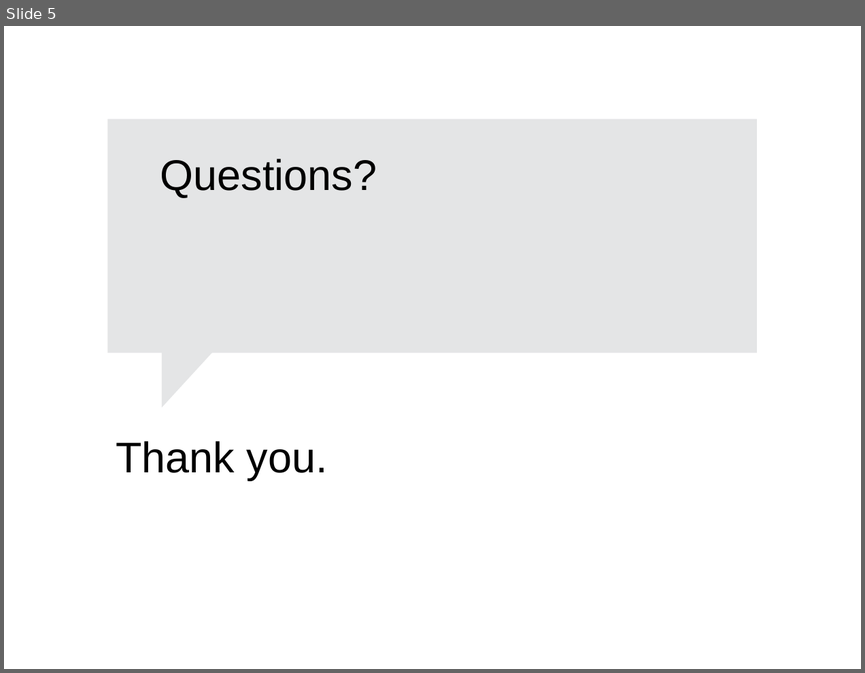
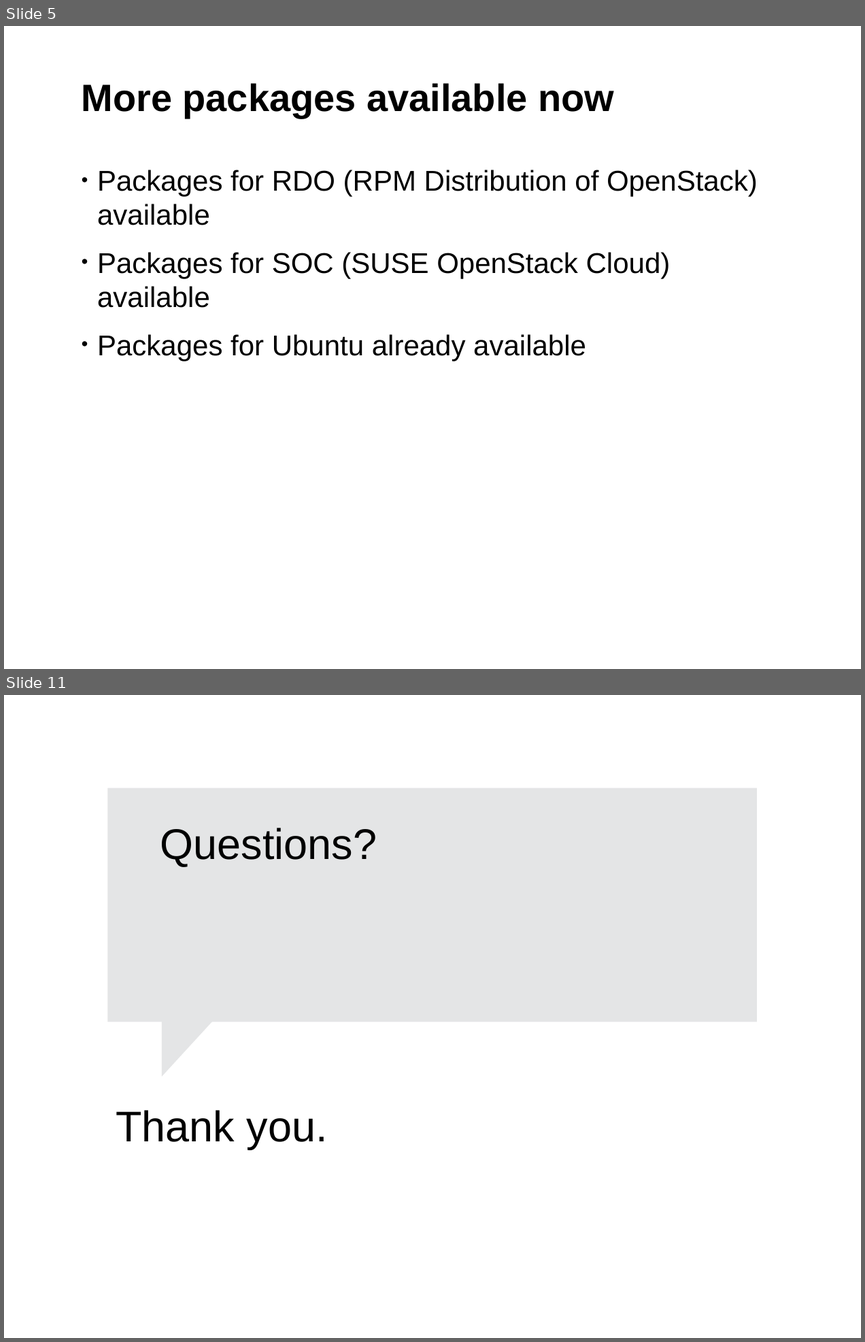
Before and after one commit to sayalilunkad/openstack-barcelona, a slide deck: hiding-in-the-clouds_secret-management-with-openstack-barbican/presentation.odp. Shown one above the other, each under a label of ours: slide 5 before the commit, slides 5 and 11 after it; the slides between them are not shown. The pictures are 865x673 and 865x1342 pixels, drawn with LibreOffice and Linux fonts; fonts in the diff are those of the drawing; background and template pictures are left out. Boxes give left, top, right and bottom in pixels: in the first picture for what was removed or moved away, otherwise in the second. Text is boxed around its words. In the diff, an @@ line names an element or a change of style, - is before the commit and + after.

```diff
--- a/hiding-in-the-clouds_secret-management-with-openstack-barbican/presentation.odp
+++ b/hiding-in-the-clouds_secret-management-with-openstack-barbican/presentation.odp
@@ slide 5 added at [4,26,861,669], background #FFFFFF; not listed: 1 template element that a slide beside it also shows @@
@@ title added at [81,83,614,118], 32 pt, text #000000, bold @@
+More packages available now
@@ text added at [97,169,757,361], 24 pt, text #000000 @@
+• Packages for RDO (RPM Distribution of OpenStack) available
+• Packages for SOC (SUSE OpenStack Cloud) available
+• Packages for Ubuntu already available
@@ what was slide 5 is now slide 11 @@
```
Also in this commit, not shown: 1 slide changed, 7 other slides added, 2 slides removed.
